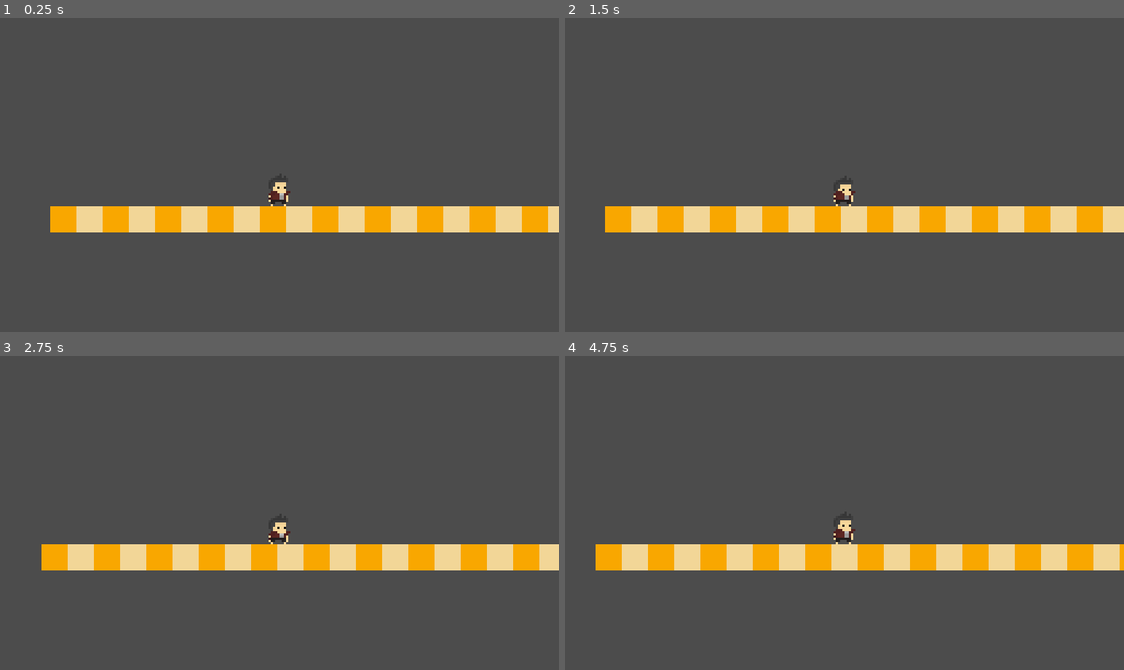
Above: before the commit, frames 1-4 (two rows, left to right).
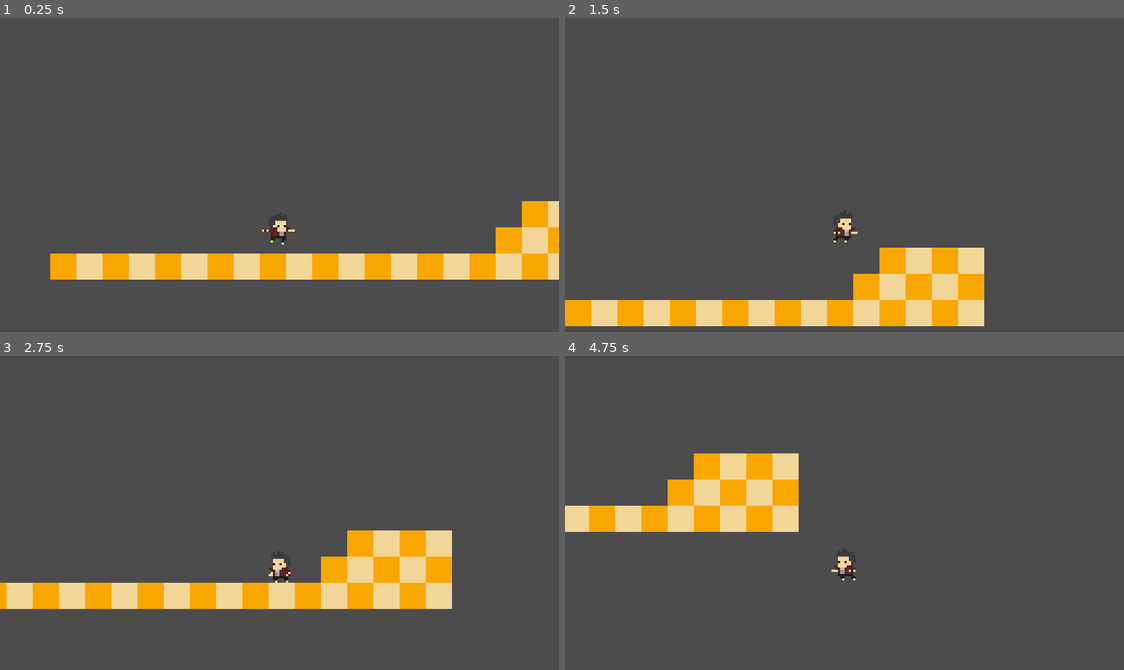
Above: after the commit, the same moments.

Repository: Darkystel/CraftJam
Game: Godot game, scene res://src/worlds/testworld.tscn
Two runs of this game, one before a commit and one after it. Both use one fixed random seed, a clock stepped at 60 frames per second and the inputs below. Before the commit the project has no main scene; this scene is started directly in both runs.
Inputs:
- Up to frame 1 (0.25 s): no input
- Up to frame 2 (1.5 s): hold Space (jump) 0.53-1.28 s; hold D (move_right) from 0.53 s (still down); tap Space (jump) at 1.35 s
- Up to frame 3 (2.75 s): tap Space (jump) at 1.52, 1.82 s; release D (move_right) at 2.03 s; hold A (move_left) from 2.03 s (still down); hold Space (jump) from 2.03 s (still down)
- Up to frame 4 (4.75 s): release A (move_left) at 2.78 s; release Space (jump) at 2.78 s; hold D (move_right) 2.78-4.28 s; tap Space (jump) at 2.85, 3.02, 3.32, 4.35, 4.52 s; hold Space (jump) 3.53-4.28 s; hold A (move_left) from 4.28 s (still down)

The runs differ from the first frame. In frame 1, 16% of the frame differs, in the area x 8-100%, y 52-84%; in frame 2, 18%, in the area x 0-100%, y 53-99%; in frame 3, 16%; in frame 4, 15%.

Commit message:
Game progress
Added jump/fall/walk/idle animations and flipping

Diff:
--- a/project.godot
+++ b/project.godot
@@ -21,7 +21,12 @@
 [application]
 
 config/name="CraftJam"
+run/main_scene="res://src/worlds/testworld.tscn"
 config/icon="res://icon.png"
+
+[debug]
+
+settings/fps/force_fps=60
 
 [display]
 
--- a/src/actors/player.tscn
+++ b/src/actors/player.tscn
@@ -10,6 +10,10 @@
 [ext_resource path="res://assets/animations/walking/walking_Animation 2_3.png" type="Texture" id=8]
 [ext_resource path="res://assets/animations/walking/walking_Animation 2_4.png" type="Texture" id=9]
 [ext_resource path="res://assets/animations/walking/walking_Animation 2_5.png" type="Texture" id=10]
+[ext_resource path="res://assets/animations/Jump/jump_jump_2.png" type="Texture" id=11]
+[ext_resource path="res://assets/animations/Jump/jump_jump_3.png" type="Texture" id=12]
+[ext_resource path="res://assets/animations/fall/fall_fall_0.png" type="Texture" id=13]
+[ext_resource path="res://assets/animations/fall/fall_fall_1.png" type="Texture" id=14]
 
 [sub_resource type="SpriteFrames" id=1]
 animations = [ {
@@ -22,6 +26,16 @@
 "loop": true,
 "name": "walk",
 "speed": 8.0
+}, {
+"frames": [ ExtResource( 11 ), ExtResource( 12 ) ],
+"loop": false,
+"name": "jump",
+"speed": 8.0
+}, {
+"frames": [ ExtResource( 13 ), ExtResource( 14 ) ],
+"loop": true,
+"name": "fall",
+"speed": 8.0
 } ]
 
 [sub_resource type="CapsuleShape2D" id=2]
@@ -33,7 +47,8 @@
 
 [node name="character" type="AnimatedSprite" parent="."]
 frames = SubResource( 1 )
-animation = "idle"
+animation = "jump"
+frame = 1
 playing = true
 offset = Vector2( 0, -8 )
 
@@ -42,7 +57,7 @@
 shape = SubResource( 2 )
 
 [node name="main_camera" type="Camera2D" parent="."]
+offset = Vector2( 0, -32 )
 current = true
 drag_margin_h_enabled = false
 drag_margin_v_enabled = false
-offset_v = -1.0
--- a/src/actors/scripts/Actor.gd
+++ b/src/actors/scripts/Actor.gd
@@ -1,8 +1,8 @@
 extends KinematicBody2D
 class_name Actor
 
-export(float) var gravity := 40.0
-export(float) var movement_speed := 300.0
-export(float) var jumping_height := 400.0
+export(float) var gravity := 20.0
+export(float) var movement_speed := 100.0
+export(float) var jumping_height := 280.0
 
 var velocity := Vector2(0,0)
--- a/src/actors/scripts/Player.gd
+++ b/src/actors/scripts/Player.gd
@@ -1,8 +1,24 @@
 extends Actor
+
+func _unhandled_input(event):
+	if event.is_action_pressed("jump"):
+		velocity.y = -jumping_height
 
 func _physics_process(delta):
 	var direction = Input.get_action_strength("move_right") - Input.get_action_strength("move_left")
-	velocity.x = direction * movement_speed * delta
+	if direction < 0: $character.flip_h = true
+	elif direction > 0: $character.flip_h = false
+
+	velocity.x = direction * movement_speed
+
 	velocity.y += gravity
 
 	velocity = move_and_slide(velocity, Vector2.UP)
+	if abs(velocity.x) > 0 and is_on_floor():
+		$character.play("walk")
+	elif not is_on_floor() and velocity.y < 0:
+		$character.play("jump")
+	elif not is_on_floor() and velocity.y > 0:
+		$character.play("fall")
+	else:
+		$character.play("idle")
--- a/src/worlds/testworld.tscn
+++ b/src/worlds/testworld.tscn
@@ -49,7 +49,7 @@
 tile_set = SubResource( 2 )
 cell_size = Vector2( 12, 12 )
 format = 1
-tile_data = PoolIntArray( 393210, 0, 0, 393211, 1, 0, 393212, 0, 0 …(268 unchanged characters)…
+tile_data = PoolIntArray( 196620, 0, 0, 196621, 1, 0, 196622, 0, 0, 196623, 1, 0, 262155, 0, 0, 262156, 1, 0, 262157, 0, 0, 262158, 1, 0, 262159, 0, 0, 393210, 0, 0, 393211, 1, 0, 393212, 0, 0 …(268 unchanged characters)…
 
 [node name="player" parent="." instance=ExtResource( 2 )]
 position = Vector2( 33, 16 )
Not shown, added: assets/animations/Jump/jump_jump_0.png.import
Not shown, added: assets/animations/Jump/jump_jump_1.png.import
Not shown, added: assets/animations/Jump/jump_jump_2.png.import
Not shown, added: assets/animations/Jump/jump_jump_3.png.import
Not shown, added: assets/animations/Jump/jump_jump_4.png.import
Not shown, added: assets/animations/fall/fall_fall_0.png.import
Not shown, added: assets/animations/fall/fall_fall_1.png.import
Not shown: 1 places in src/actors/player.tscn that only renumber resources
